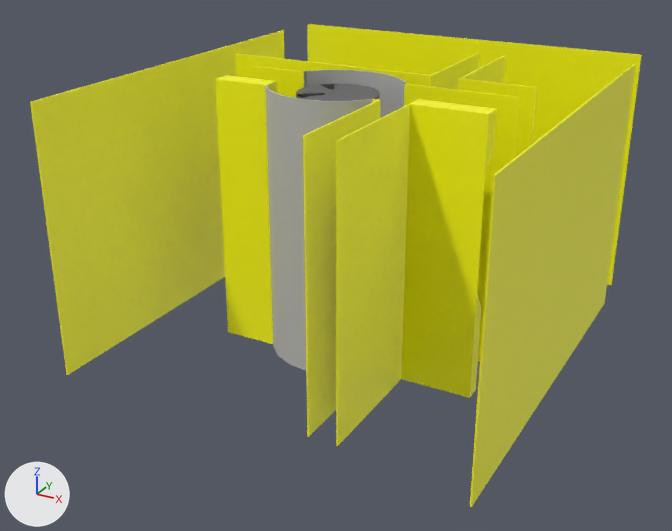
Renders of the FBX model Assets/Scenes/Level/Tutorial_Assets/Level_Walls.fbx from each side of a commit.
Both versions are drawn from a camera (50 mm lens) standing at (39206.0, -91455.0, 37417.0) and looking at (-9671.0, -2589.0, -7016.0). The lights are fixed; the arrows at lower left show +X, +Y and +Z. The picture after the commit comes second. Where no turn or scale is listed for an object, it has been applied to the vertices. Vertices at exactly the same position are counted once.

Before the edit, the objects in view are built like this:
```python
ob_polysurface105 = bpy.data.objects.new('polySurface105', me_mesh_009)
ob_polysurface105.location = (-11775.0, -9610.0, -906.0)
ob_polysurface106 = bpy.data.objects.new('polySurface106', me_mesh_011)
ob_polysurface106.location = (16826.0, -1529.0, -766.0)
ob_polysurface107 = bpy.data.objects.new('polySurface107', me_mesh_010)
ob_polysurface107.location = (-8859.0, 12563.0, -767.0)
ob_polysurface108 = bpy.data.objects.new('polySurface108', me_mesh_012)
ob_polysurface108.location = (-31912.0, -1529.0, -766.0)
ob_polysurface110 = bpy.data.objects.new('polySurface110', me_mesh_013)
ob_polysurface110.location = (-7666.0, 28681.0, -767.0)
ob_polysurface86 = bpy.data.objects.new('polySurface86', me_mesh_001)
ob_polysurface86.location = (5751.0, -14331.0, -767.0)
ob_tutorial_wall = bpy.data.objects.new('Tutorial_Wall', me_mesh)
ob_tutorial_wall.location = (3885.0, -49.0, -767.0)
# also in view: 'Background_Tower.001' at (-8713.0, -3917.0, 7025.0)
```
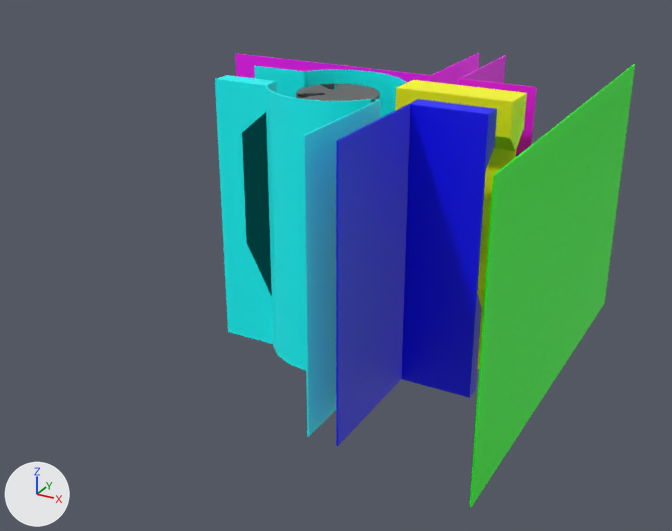
The edits, one by one:
Material 'Front_Wall_M' (mat_front_wall_m) is new.
Its base color is (0.0, 0.0, 1.0) (blue #0000ff).
Material 'Tower_Wall_M' (mat_tower_wall_m) is new.
Its base color is (0.0, 1.0, 1.0) (cyan #00ffff).
Material 'Back_Wall_M' (mat_back_wall_m) is new.
Its base color is (1.0, 0.0, 1.0) (pink #ff00ff).
Material 'Right_Wall_M' (mat_right_wall_m) is new.
Its base color is (0.0, 1.0, 0.0) (green #00ff00).
me_mesh_001 has 32 vertices, 30 faces and spans x -4180.0..4180.0, y -8607.0..8607.0, z -15718.0..15718.0.
me_mesh_001 no longer uses material mat_tuto_level_walls_m (yellow #ffff00).
me_mesh_001 gains material mat_front_wall_m (blue #0000ff).
me_mesh_009 is used by ob_polysurface105; location (-11775.0, -9610.0, -906.0).
me_mesh_009 had 121 vertices, 119 faces and spanned x -10144.0..10144.0, y -13328.0..13328.0, z -15868.0..15868.0.
me_mesh_009 now has 124 vertices, 124 faces and spans x -10144.0..10144.0, y -13328.0..13328.0, z -15868.0..15868.0.
me_mesh_009 part 1: 63 faces spanning x -3539.0..9375.0, y -1995.0..13328.0, z -15868.0..15868.0 switch from mat_lambert1 (grey #bcbcbc) to mat_tower_wall_m (cyan #00ffff).
me_mesh_009 part 2: 49 faces spanning x -10144.0..10144.0, y -13328.0..9652.0, z -15579.0..15868.0 switch from mat_tuto_level_walls_m (yellow #ffff00) to mat_tower_wall_m (cyan #00ffff).
Edits to the shape of me_mesh_009 do not show in these pictures.
me_mesh_011 has 8 vertices, 6 faces and spans x -88.0..88.0, y -23967.0..23967.0, z -15718.0..15718.0.
me_mesh_011 no longer uses material mat_tuto_level_walls_m (yellow #ffff00).
me_mesh_011 gains material mat_right_wall_m (green #00ff00).
me_mesh_010 has 24 vertices, 20 faces and spans x -19304.0..19304.0, y -7538.0..7538.0, z -15718.0..15718.0.
me_mesh_010 no longer uses material mat_tuto_level_walls_m (yellow #ffff00).
me_mesh_010 gains material mat_back_wall_m (pink #ff00ff).
Mesh me_mesh_022 is new.
It has 32 vertices, 20 faces and spans x -6460.0..6460.0, y -2217.0..2217.0, z -15718.0..15718.0.
It uses material mat_tuto_level_walls_m (yellow #ffff00).
Object 'polySurface108' (ob_polysurface108) is deleted.
Object 'polySurface110' (ob_polysurface110) is deleted.
Object 'Tutorial_Wall_Details' (ob_tutorial_wall_details) is new; it shows me_mesh_022.
Its location is (3882.0, -43.0, -767.0).

Pixel boxes (x1, y1, x2, y2) of what changed, in the pictures (672 x 531 px):
'polySurface108', deleted (yellow)
    before: (30, 30, 285, 375)
'polySurface86', recoloured (yellow to blue)
    both: (336, 99, 497, 446)
'polySurface106', recoloured (yellow to green)
    both: (470, 64, 635, 507)
'polySurface110', deleted (yellow)
    before: (307, 24, 642, 285)
'polySurface107', recoloured
    both: (235, 53, 537, 157)
'Tutorial_Wall_Details', added
    after: (395, 80, 527, 369)
part 1 of me_mesh_009, recoloured (grey to cyan)
    both: (265, 70, 407, 370)
part 2 of me_mesh_009, recoloured (yellow to cyan)
    both: (215, 66, 381, 437)
'Tutorial_Wall', unchanged, covered by the edit
    before: (404, 84, 520, 362)
    after: (411, 84, 520, 263)
